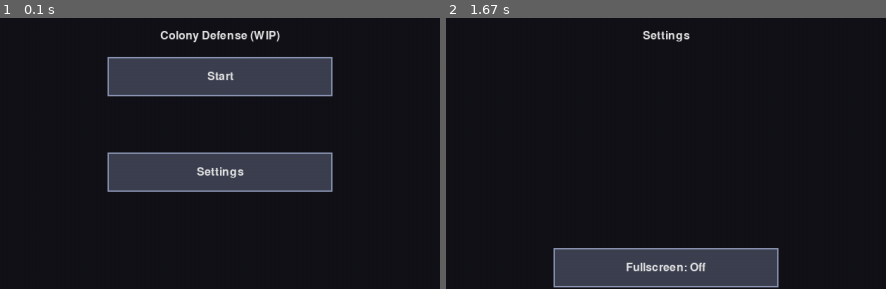
Above: before the commit, frames 1-2 (left to right).
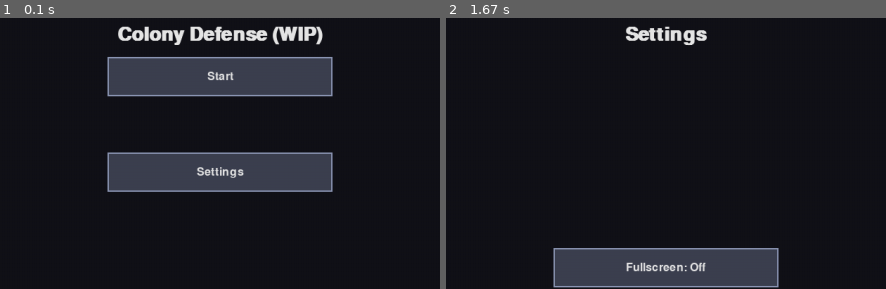
Above: after the commit, the same moments.

Repository: MiohitoKiri5474/PyGame-Final
Game: pygame game, started from src/main.py
The game is run twice, just before and just after one commit, with the same random seed, the same clock (stepped at 60 frames per second) and the same inputs.
Inputs:
- Up to frame 1 (0.1 s): no input
- Up to frame 2 (1.67 s): click "Settings" at 1.38 s
The pictures show only the part of the screen within x 25-75%, y 29-79%; the shares and areas given below are measured in that part.

The runs differ from the first frame. In frame 1, 1.8% of the frame differs, in the area x 26-74%, y 2-10%; in frame 2, 0.7%.

Commit message:
feat: bold, larger, wrapping heading text on menu-style screens
render_screen_title() (the non-button heading text - "Paused", "Starting a
new game will overwrite your existing save.", etc.) now renders bold at
Game.big_font's size instead of the same small/regular font as the button
labels, and wraps across multiple centered lines if it doesn't fit on one
at that size (reuses text_wrap.wrap, same helper top_bar's hint box
already uses). Screens without a caller-supplied big_font fall back to the
regular font, matching the existing big_font-optional pattern top_bar.py's
render() already uses.

In practice nothing currently wraps to a second line even at big_font's
size (WINDOW_WIDTH is generous enough) - verified by measuring the actual
wrap output for every heading string in the codebase before shipping,
same way the tip-box truncation bug earlier this session was caught. The
wrapping path is still real/exercised code, just not visually triggered
by today's strings; it'll kick in automatically for any longer heading
added later.

Disclosure: Based on Claude Code generated output.

Diff:
--- a/src/game.py
+++ b/src/game.py
@@ -1125,19 +1125,21 @@
     def render(self) -> None:
         self.screen.fill(COLOR_BG)
         if self.state == TITLE:
-            self.title_screen.render(self.screen, self.font, self.save_exists)
+            self.title_screen.render(self.screen, self.font, self.save_exists, big_font=self.big_font)
             pygame.display.flip()
             return
         if self.state == CONFIRM_OVERWRITE:
-            self.confirm_dialog.render(self.screen, self.font)
+            self.confirm_dialog.render(self.screen, self.font, big_font=self.big_font)
             pygame.display.flip()
             return
         if self.state == PAUSE_MENU:
-            self.pause_menu.render(self.screen, self.font)
+            self.pause_menu.render(self.screen, self.font, big_font=self.big_font)
             pygame.display.flip()
             return
         if self.state == SETTINGS:
-            self.settings_screen.render(self.screen, self.font, self.fullscreen, self.sfx_muted)
+            self.settings_screen.render(
+                self.screen, self.font, self.fullscreen, self.sfx_muted, big_font=self.big_font
+            )
             pygame.display.flip()
             return
         self.render_grid()
--- a/src/pause_menu.py
+++ b/src/pause_menu.py
@@ -40,10 +40,12 @@
             ],
         )
 
-    def render(self, surface: pygame.Surface, font: pygame.font.Font) -> None:
+    def render(
+        self, surface: pygame.Surface, font: pygame.font.Font, big_font: pygame.font.Font | None = None
+    ) -> None:
         background = other_background_sprite(WINDOW_WIDTH, WINDOW_HEIGHT)
         render_screen_background(surface, background)
-        render_screen_title(surface, font, _TITLE_TEXT)
+        render_screen_title(surface, big_font or font, _TITLE_TEXT)
         render_button(surface, font, self.resume_rect, "Resume")
         save_label = "Saved!" if pygame.time.get_ticks() < self._saved_flash_until_ms else "Save Game"
         render_button(surface, font, self.save_rect, save_label)
--- a/src/settings_screen.py
+++ b/src/settings_screen.py
@@ -40,11 +40,12 @@
         )
 
     def render(
-        self, surface: pygame.Surface, font: pygame.font.Font, fullscreen: bool, sfx_muted: bool
+        self, surface: pygame.Surface, font: pygame.font.Font, fullscreen: bool, sfx_muted: bool,
+        big_font: pygame.font.Font | None = None,
     ) -> None:
         background = other_background_sprite(WINDOW_WIDTH, WINDOW_HEIGHT)
         render_screen_background(surface, background)
-        render_screen_title(surface, font, _TITLE_TEXT)
+        render_screen_title(surface, big_font or font, _TITLE_TEXT)
         render_button(surface, font, self.fullscreen_rect, f"Fullscreen: {'On' if fullscreen else 'Off'}")
         render_button(surface, font, self.mute_sfx_rect, f"Mute SFX: {'On' if sfx_muted else 'Off'}")
         render_button(surface, font, self.back_rect, "Back")
--- a/src/title_screen.py
+++ b/src/title_screen.py
@@ -37,7 +37,10 @@
             rect_labels.append((self.continue_rect, "continue"))
         return hit_test(pos, rect_labels)
 
-    def render(self, surface: pygame.Surface, font: pygame.font.Font, save_exists: bool) -> None:
+    def render(
+        self, surface: pygame.Surface, font: pygame.font.Font, save_exists: bool,
+        big_font: pygame.font.Font | None = None,
+    ) -> None:
         background = title_background_sprite(WINDOW_WIDTH, WINDOW_HEIGHT)
         render_screen_background(surface, background)
 
@@ -48,7 +51,7 @@
             )
             surface.blit(logo, logo_rect)
         else:
-            render_screen_title(surface, font, _TITLE_TEXT)
+            render_screen_title(surface, big_font or font, _TITLE_TEXT)
 
         # Fixed identity->slot mapping (Start=1, Continue=2, Settings=3) so
         # each button's flourish stays the same regardless of whether
@@ -75,9 +78,11 @@
     def handle_click(self, pos: tuple[int, int]) -> str | None:
         return hit_test(pos, [(self.yes_rect, "yes"), (self.no_rect, "no")])
 
-    def render(self, surface: pygame.Surface, font: pygame.font.Font) -> None:
+    def render(
+        self, surface: pygame.Surface, font: pygame.font.Font, big_font: pygame.font.Font | None = None
+    ) -> None:
         background = other_background_sprite(WINDOW_WIDTH, WINDOW_HEIGHT)
         render_screen_background(surface, background)
-        render_screen_title(surface, font, _WARNING_TEXT)
+        render_screen_title(surface, big_font or font, _WARNING_TEXT)
         render_button(surface, font, self.yes_rect, "Yes, start new")
         render_button(surface, font, self.no_rect, "No, go back")
--- a/src/ui_layout.py
+++ b/src/ui_layout.py
@@ -18,6 +18,7 @@
 
 import pygame
 
+import text_wrap
 from constants import COLOR_BG, COLOR_TEXT, WINDOW_HEIGHT, WINDOW_WIDTH
 from sprites import menu_button_sprite
 
@@ -33,6 +34,7 @@
 _SCREEN_TITLE_Y = WINDOW_HEIGHT // 3
 _FRAME_MARGIN = 24
 _TITLE_CLEARANCE = 30  # gap between the screen title text and the first button row
+_TITLE_MAX_WIDTH = WINDOW_WIDTH - 160  # wrap width for render_screen_title, margin each side
 
 # Tallest screen at each level, in rows - keep these equal to the actual
 # max (TitleScreen uses 3, PauseMenu uses 4; SettingsScreen uses 3, only
@@ -88,9 +90,23 @@
 
 
 def render_screen_title(surface: pygame.Surface, font: pygame.font.Font, text: str) -> None:
-    """The heading text every menu-style screen shows above its buttons."""
-    title_surface = font.render(text, True, COLOR_TEXT)
-    surface.blit(title_surface, title_surface.get_rect(center=(WINDOW_WIDTH // 2, _SCREEN_TITLE_Y)))
+    """The heading text every menu-style screen shows above its buttons -
+    bold, and wrapped across multiple centered lines if it doesn't fit on
+    one at `font`'s size. Pass a larger font (e.g. Game.big_font) than the
+    button labels use, for a heading that actually reads as one - bold is
+    toggled on `font` for the duration of this call and restored after,
+    since Font objects are shared/mutable and other code may render with
+    the same instance elsewhere."""
+    font.set_bold(True)
+    try:
+        lines = text_wrap.wrap(text, font, _TITLE_MAX_WIDTH)
+        line_h = font.get_linesize()
+        top = _SCREEN_TITLE_Y - (len(lines) * line_h) // 2
+        for i, line in enumerate(lines):
+            line_surface = font.render(line, True, COLOR_TEXT)
+            surface.blit(line_surface, line_surface.get_rect(centerx=WINDOW_WIDTH // 2, top=top + i * line_h))
+    finally:
+        font.set_bold(False)
 
 
 def render_screen_frame(surface: pygame.Surface) -> None:
